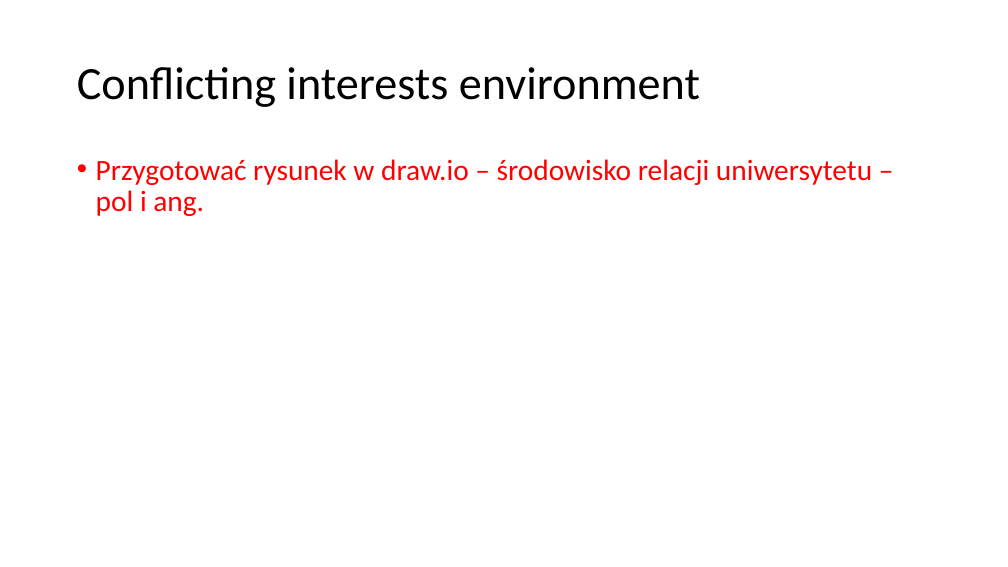
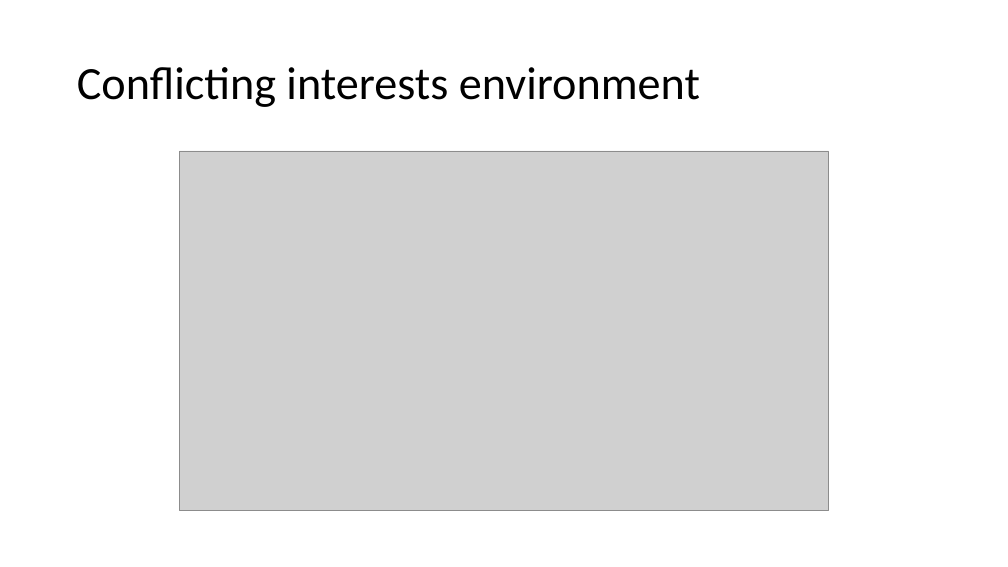
Before and after one commit to JeanPaulSzefler/doktorat_git, a slide deck: slide 7 of Egzaminy doktorskie/angielski/SSI_forHEI_QMS.pptx (slide 6 before the commit). Drawn at 1008x567 pixels with LibreOffice and Linux fonts; fonts in the diff are those of the drawing; grey boxes stand for pictures. Boxes give left, top, right and bottom in pixels: in the first picture for what was removed or moved away, otherwise in the second. Text is boxed around its words. In the diff, an @@ line names an element or a change of style, - is before the commit and + after.

```diff
--- a/Egzaminy doktorskie/angielski/SSI_forHEI_QMS.pptx
+++ b/Egzaminy doktorskie/angielski/SSI_forHEI_QMS.pptx
@@ text removed at [96,159,872,216] @@
-• Przygotować rysunek w draw.io – środowisko relacji uniwersytetu – pol i ang.
@@ picture added at [180,151,829,511] @@
```
Also in this commit, not shown: 3 other slides changed, 10 slides added, 14 other files.
